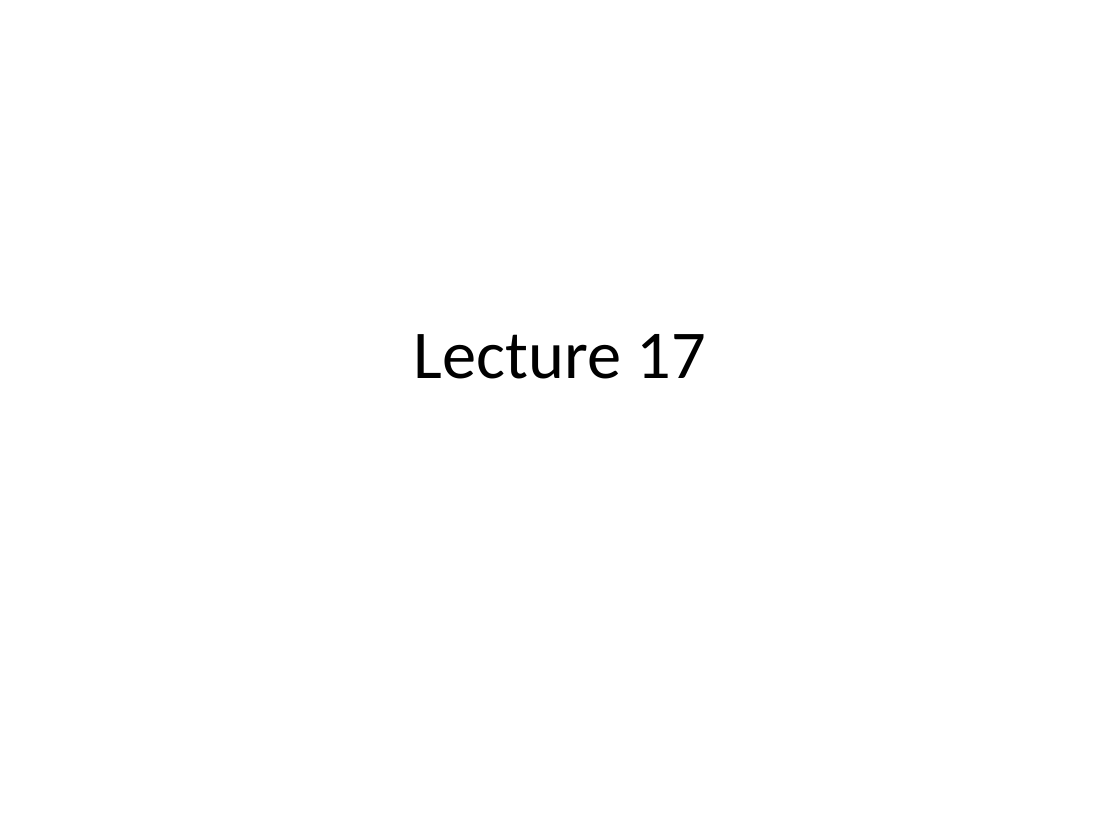
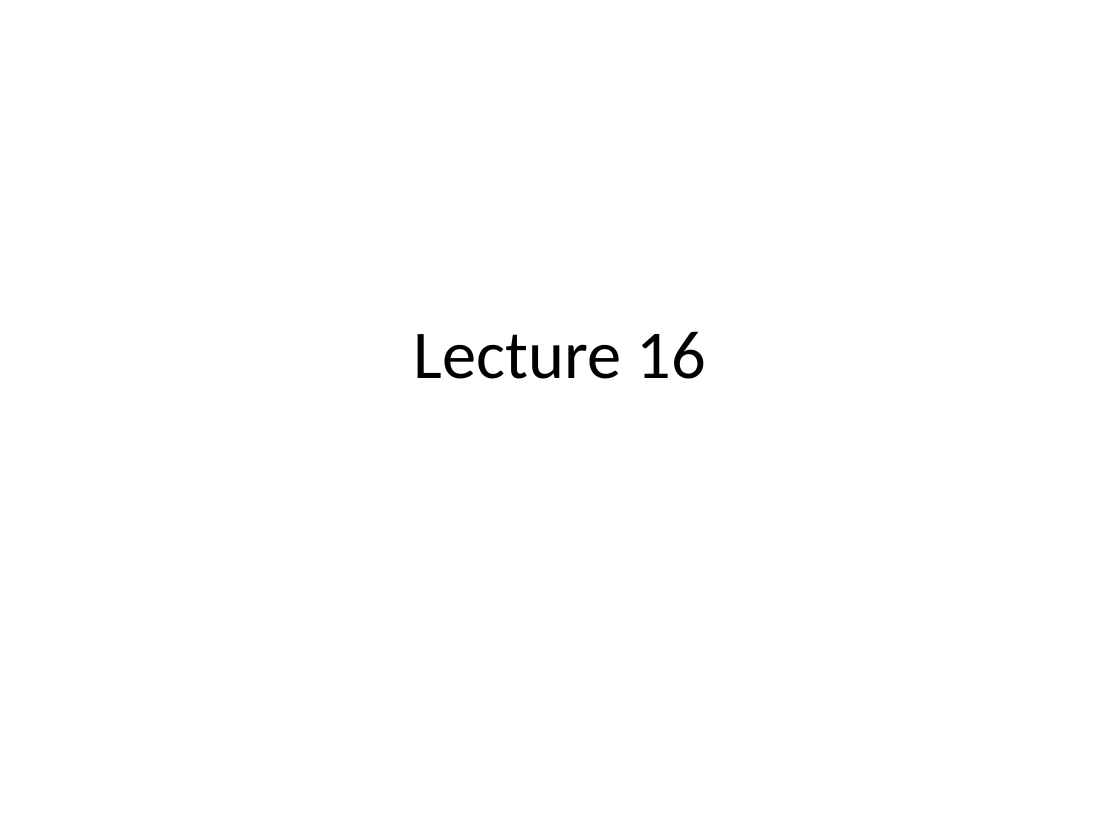
Before and after one commit to wesleyburr/2019_MATH1051H_Lectures, a slide deck: slide 1 of Lecture17/Lecture17.pptx. Drawn at 1120x840 pixels with LibreOffice and Linux fonts; fonts in the diff are those of the drawing. Boxes give left, top, right and bottom in pixels: in the first picture for what was removed or moved away, otherwise in the second. Text is boxed around its words. In the diff, an @@ line names an element or a change of style, - is before the commit and + after.

```diff
--- a/Lecture17/Lecture17.pptx
+++ b/Lecture17/Lecture17.pptx
@@ title at (x1=414, y1=331, x2=706, y2=379): text changed @@
-Lecture 17
+Lecture 16
```
Also in this commit, not shown: 12 other slides changed, 51 slides added, 42 slides removed, 52 other files.
